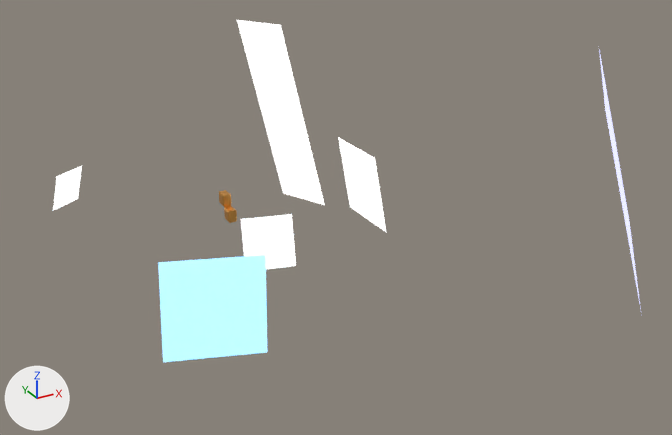
What one commit did to the glTF model static/models/techtris.glb.
Camera for both pictures: a 50 mm lens placed at (-10.0, -28.9, 14.2), pointed at (3.7, -4.0, 1.8). Every picture has the same lights, and +X, +Y and +Z are marked at lower left. Where no turn or scale is listed for an object, it has been applied to the vertices.

Names of what the first picture shows: 'light_back', 'light_blue_highlight', 'light_blue_highlight_front', 'light_fill', 'light_key', 'light_pink_highlight', 'mino_15', 'mino_234'.
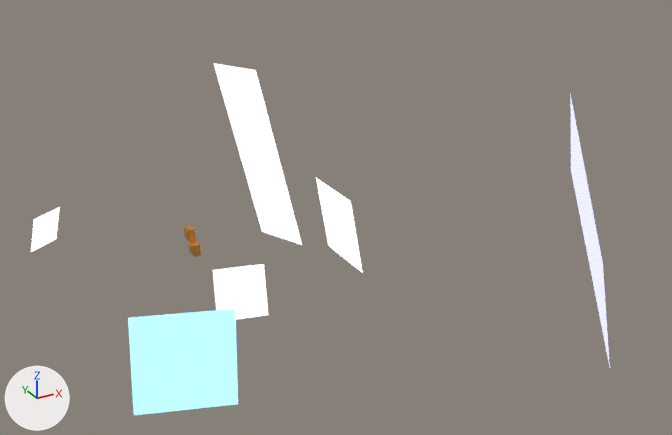
Where the change shows, as pixel boxes [x1, y1, x2, y2] in the pictures (672 x 435 px):
'light_blue_highlight', moved: before [158, 255, 267, 362]; after [128, 309, 238, 415]
'light_key', moved: before [237, 20, 325, 205]; after [213, 63, 302, 245]
'light_fill', moved: before [241, 214, 296, 269]; after [213, 264, 268, 320]
'light_pink_highlight', moved: before [338, 137, 387, 233]; after [316, 178, 363, 273]
'light_blue_highlight_front', moved: before [599, 49, 642, 315]; after [570, 93, 610, 367]
'light_back', moved: before [53, 166, 82, 211]; after [31, 207, 60, 252]
'mino_234', moved: before [224, 206, 237, 223]; after [189, 240, 201, 257]
'mino_15', moved: before [219, 190, 231, 207]; after [184, 225, 196, 241]

The edits, one by one:
Object 'light_fill' (ob_light_fill) moves from (0.76, -5.07, 1.96) to (-0.24, -5.07, 0.48).
Object 'light_key' (ob_light_key) moves from (5.09, 1.66, 1.21) to (4.09, 1.66, -0.28).
Object 'light_back' (ob_light_back) moves from (-3.16, 4.31, 1.25) to (-4.16, 4.31, -0.24).
Object 'light_blue_highlight' (ob_light_blue_highlight) moves from (-1.74, -6.68, 1.09) to (-2.74, -6.68, -0.4).
Object 'light_blue_highlight_front' (ob_light_blue_highlight_front) moves from (10.58, -9.59, 3.98) to (9.58, -9.59, 2.49).
Object 'light_pink_highlight' (ob_light_pink_highlight) moves from (6.9, -0.27, 1.09) to (5.9, -0.27, -0.4).
Object 'mino_234' (ob_mino_234) moves from (1.0, -1.43, 1.48) to (0.0, -0.43, 0.0).
Object 'mino_15' (ob_mino_15) moves from (1.0, -1.0, 1.91) to (0.0, 0.0, 0.42).
